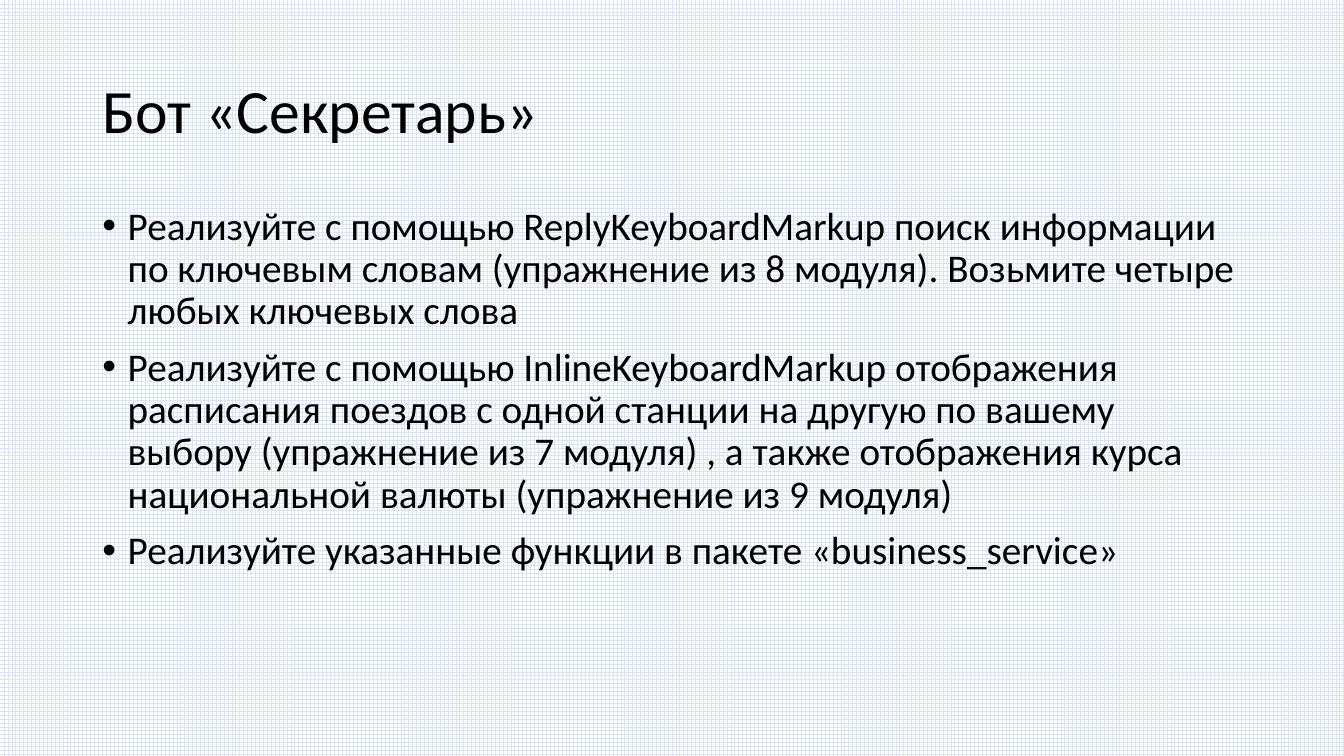
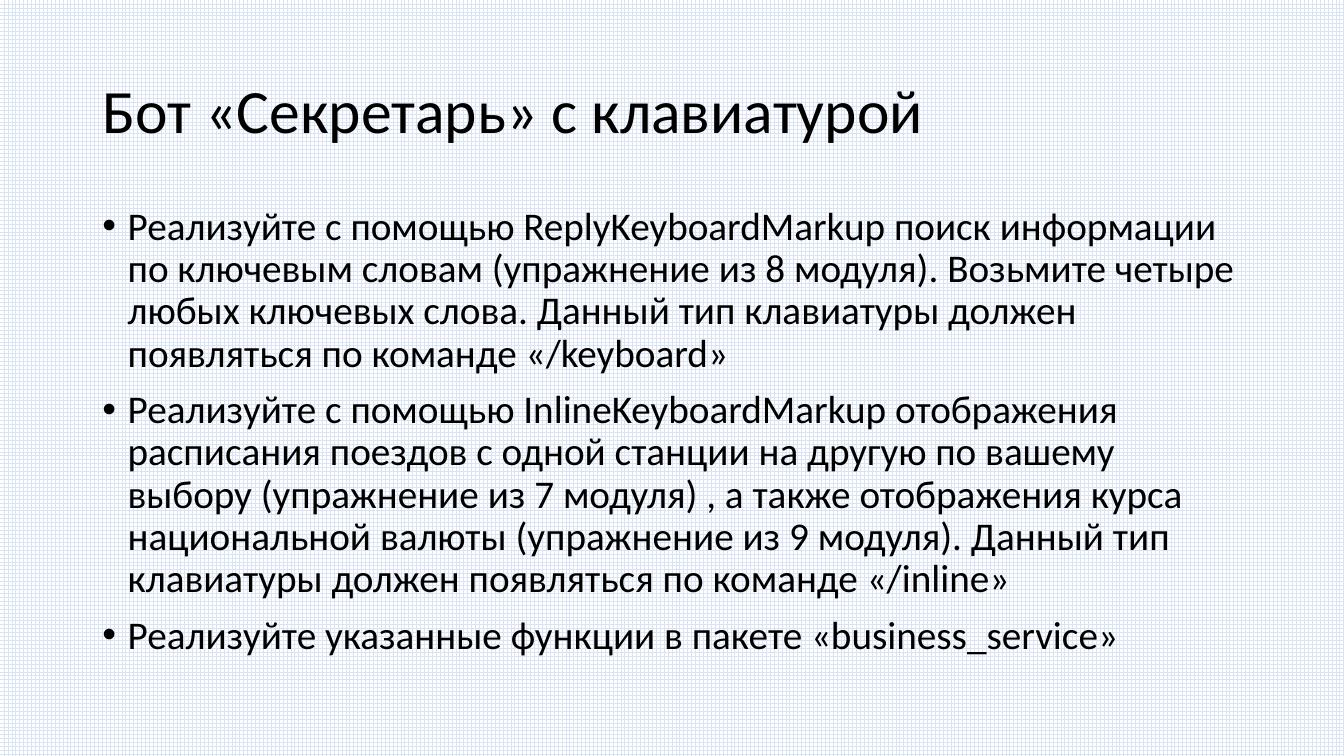
Before and after one commit to paveltsytovich/telegram-course, a slide deck: slide 264 of Presentation/Разработка ботов для телеграмм на Python.pptx. Drawn at 1344x756 pixels with LibreOffice and Linux fonts; fonts in the diff are those of the drawing. Boxes give left, top, right and bottom in pixels: in the first picture for what was removed or moved away, otherwise in the second. Text is boxed around its words. In the diff, an @@ line names an element or a change of style, - is before the commit and + after.

```diff
--- a/Presentation/Разработка ботов для телеграмм на Python.pptx
+++ b/Presentation/Разработка ботов для телеграмм на Python.pptx
@@ title at (x1=102, y1=91, x2=923, y2=143): text changed @@
-Бот «Секретарь»
+Бот «Секретарь» с клавиатурой
@@ text at (x1=128, y1=212, x2=1234, y2=599): text changed @@
-• Реализуйте с помощью ReplyKeyboardMarkup поиск информации по ключевым словам (упражнение из 8 модуля). Возьмите четыре любых ключевых слова
-• Реализуйте с помощью InlineKeyboardMarkup отображения расписания поездов с одной станции на другую по вашему выбору (упражнение из 7 модуля) , а также отображения курса национальной валюты (упражнение из 9 модуля)
+• Реализуйте с помощью ReplyKeyboardMarkup поиск информации по ключевым словам (упражнение из 8 модуля). Возьмите четыре любых ключевых слова. Данный тип клавиатуры должен появляться по команде «/keyboard»
+• Реализуйте с помощью InlineKeyboardMarkup отображения расписания поездов с одной станции на другую по вашему выбору (упражнение из 7 модуля) , а также отображения курса национальной валюты (упражнение из 9 модуля). Данный тип клавиатуры должен появляться по команде «/inline»
```
Also in this commit, not shown: 1 other slide changed, 1 other file.
